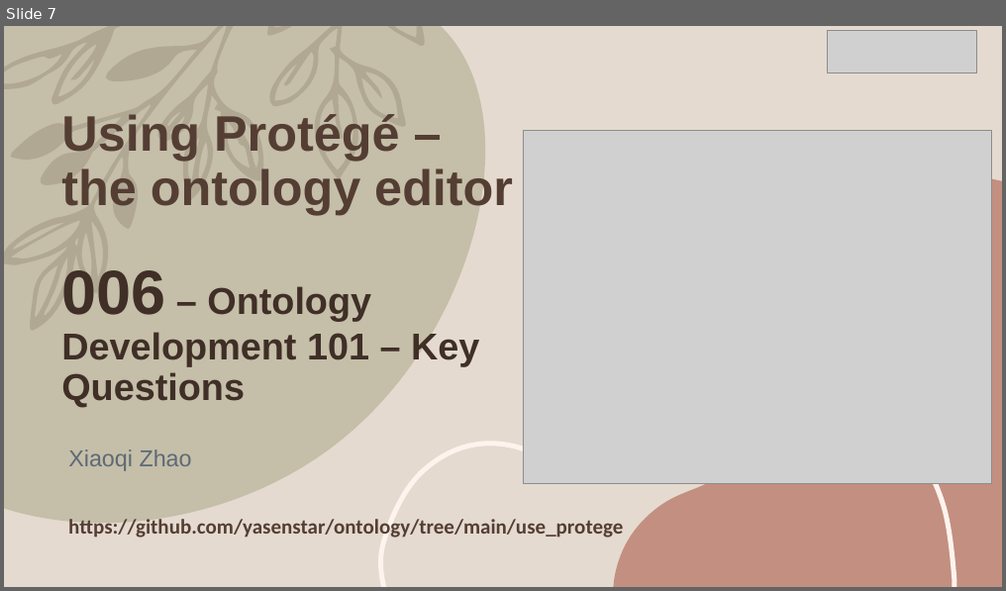
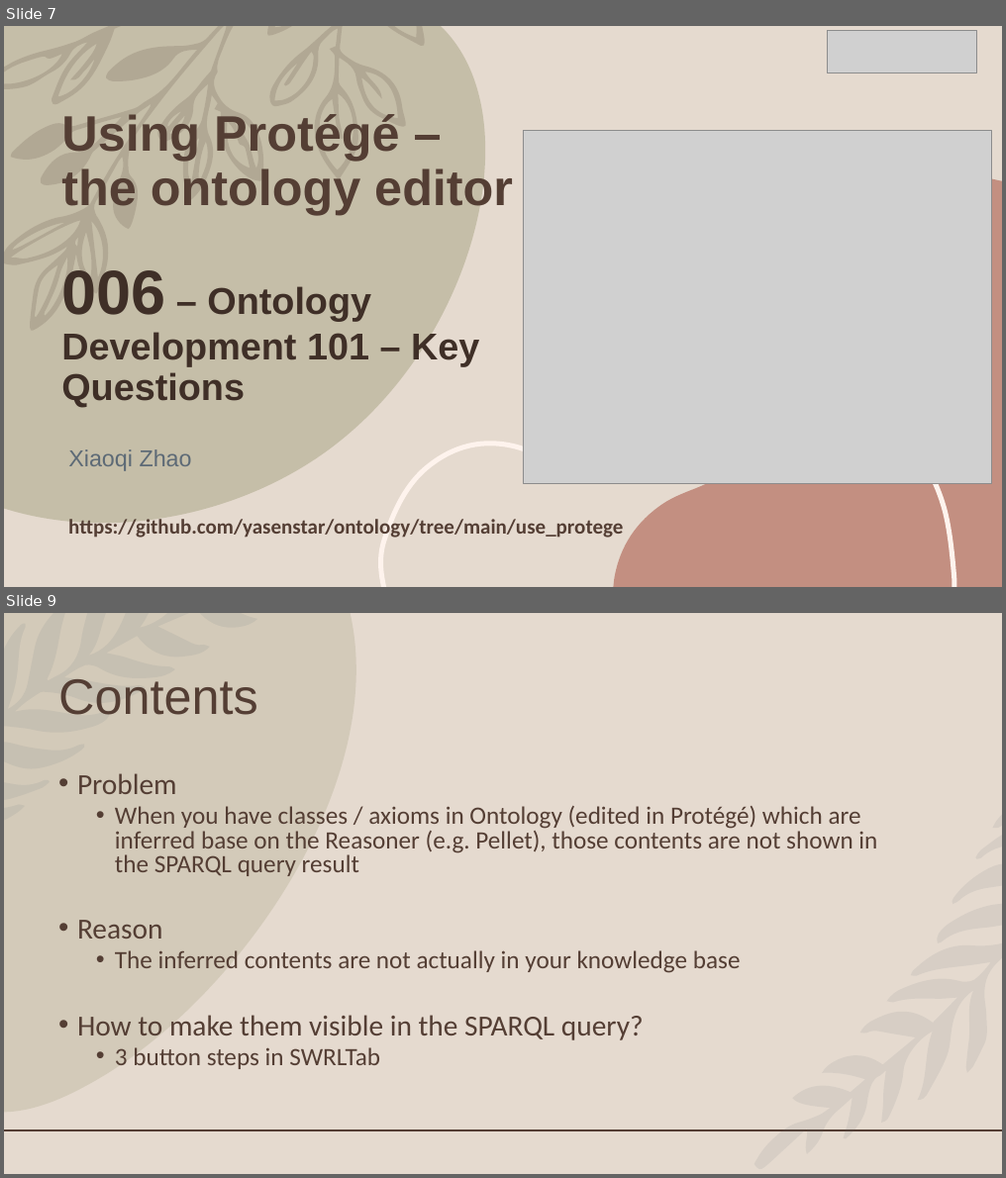
Before and after one commit to yasenstar/ontology, a slide deck: use_protege/Using_Protege.pptx. Shown one above the other, each under a label of ours: slide 7 before the commit, slides 7 and 9 after it; the slides between them are not shown. The pictures are 1006x591 and 1006x1178 pixels, drawn with LibreOffice and Linux fonts; fonts in the diff are those of the drawing; grey boxes stand for pictures. Boxes give left, top, right and bottom in pixels: in the first picture for what was removed or moved away, otherwise in the second. Text is boxed around its words. In the diff, an @@ line names an element or a change of style, - is before the commit and + after.

```diff
--- a/use_protege/Using_Protege.pptx
+++ b/use_protege/Using_Protege.pptx
@@ slide 9 added at (4, 613, 1002, 1174), background #E5DACF @@
@@ freeform shape added at (4, 613, 356, 1112), fill #A09D79 at 25% opacity @@
@@ freeform shape added at (4, 613, 257, 820), fill #5D6A76 at 10% opacity @@
@@ title added at (58, 679, 258, 715), 48 pt, text #543E34 @@
+Contents
@@ text added at (77, 773, 877, 1069), 24 pt, text #543E34 @@
+• Problem
+  • When you have classes / axioms in Ontology (edited in Protégé) which are inferred base on the Reasoner (e.g. Pellet), those contents are not shown in the SPARQL query result
+• Reason
+  • The inferred contents are not actually in your knowledge base
+• How to make them visible in the SPARQL query?
+  • 3 button steps in SWRLTab
@@ freeform shape added at (754, 814, 1002, 1170), fill #5D6A76 at 10% opacity @@
@@ line added from (4, 1131) to (1002, 1131), #543E34 1.25 pt @@
```
Also in this commit, not shown: 2 other slides added, 2 other files.
